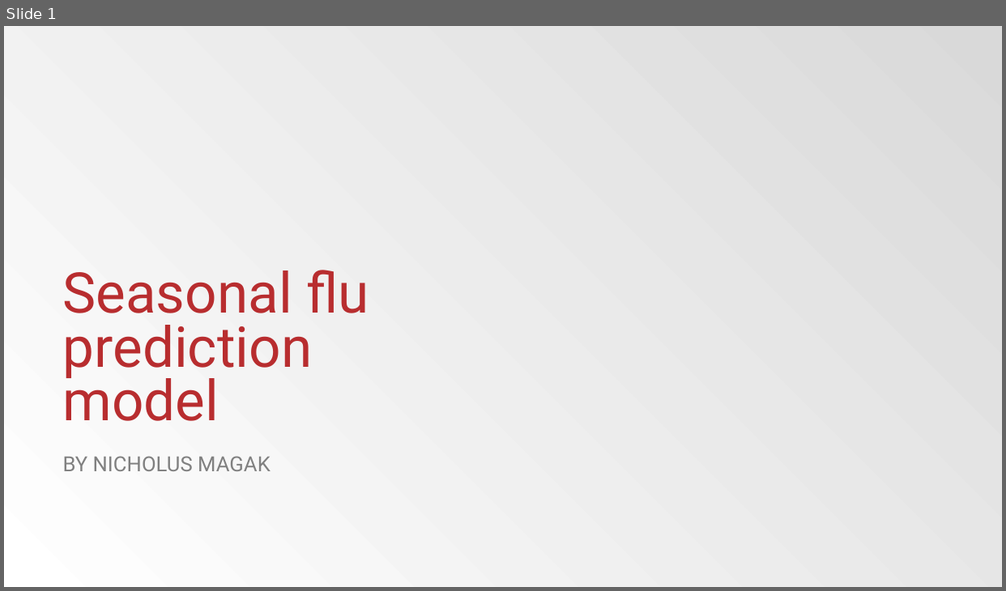
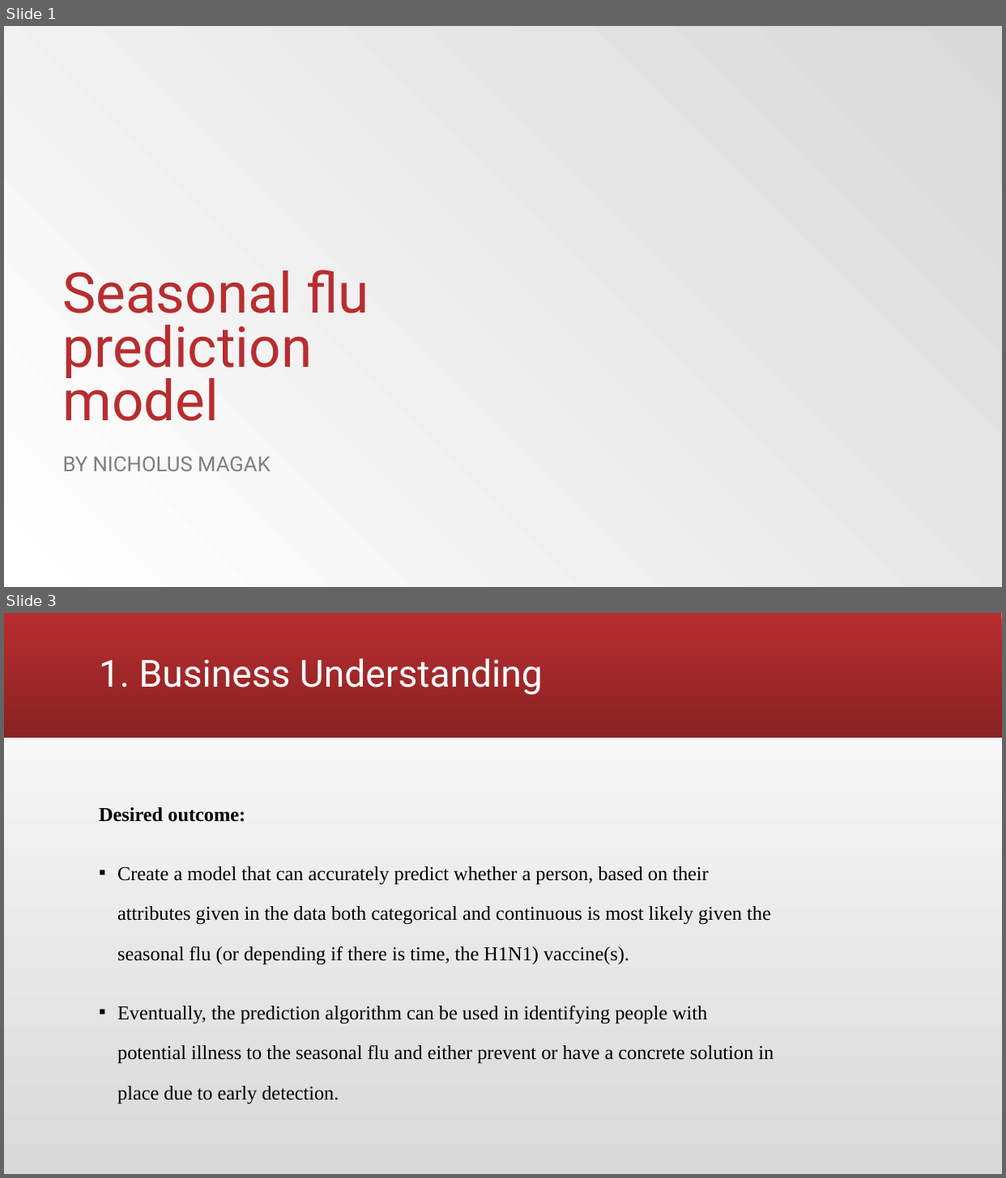
Before and after one commit to NicholusMagak/Phase_3_Project, a slide deck: Seasonal flu prediction model.pptx. Shown one above the other, each under a label of ours: slide 1 before the commit, slides 1 and 3 after it; the slides between them are not shown. The pictures are 1006x591 and 1006x1178 pixels, drawn with LibreOffice and Linux fonts; fonts in the diff are those of the drawing; background and template pictures are left out. Boxes give left, top, right and bottom in pixels: in the first picture for what was removed or moved away, otherwise in the second. Text is boxed around its words. In the diff, an @@ line names an element or a change of style, - is before the commit and + after.

```diff
--- a/Seasonal flu prediction model.pptx
+++ b/Seasonal flu prediction model.pptx
@@ slide 3 added at (4,613,1002,1174), background gradient #D9D9D9 to #FFFFFF @@
@@ rectangle added at (4,613,1002,738), fill gradient #B82D2F to #8A2223 @@
@@ title added at (99,658,543,695), 36 pt, text #FFFFFF @@
+1. Business Understanding
@@ text added at (99,807,774,1064), 19 pt, text #000000 @@
+Desired outcome:
+▪ Create a model that can accurately predict whether a person, based on their attributes given in the data both categorical and continuous is most likely given the seasonal flu (or depending if there is time, the H1N1) vaccine(s).
+▪ Eventually, the prediction algorithm can be used in identifying people with potential illness to the seasonal flu and either prevent or have a concrete solution in place due to early detection.
```
Also in this commit, not shown: 4 slides changed, 4 other slides added, 4 slides removed.
